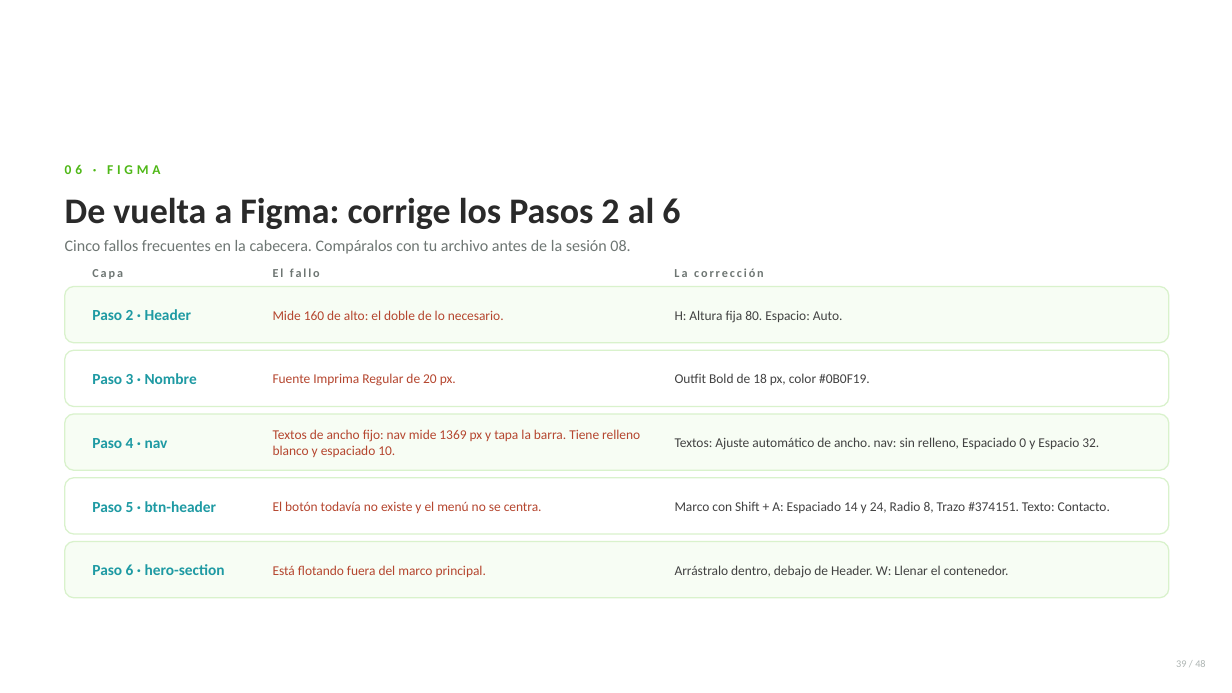
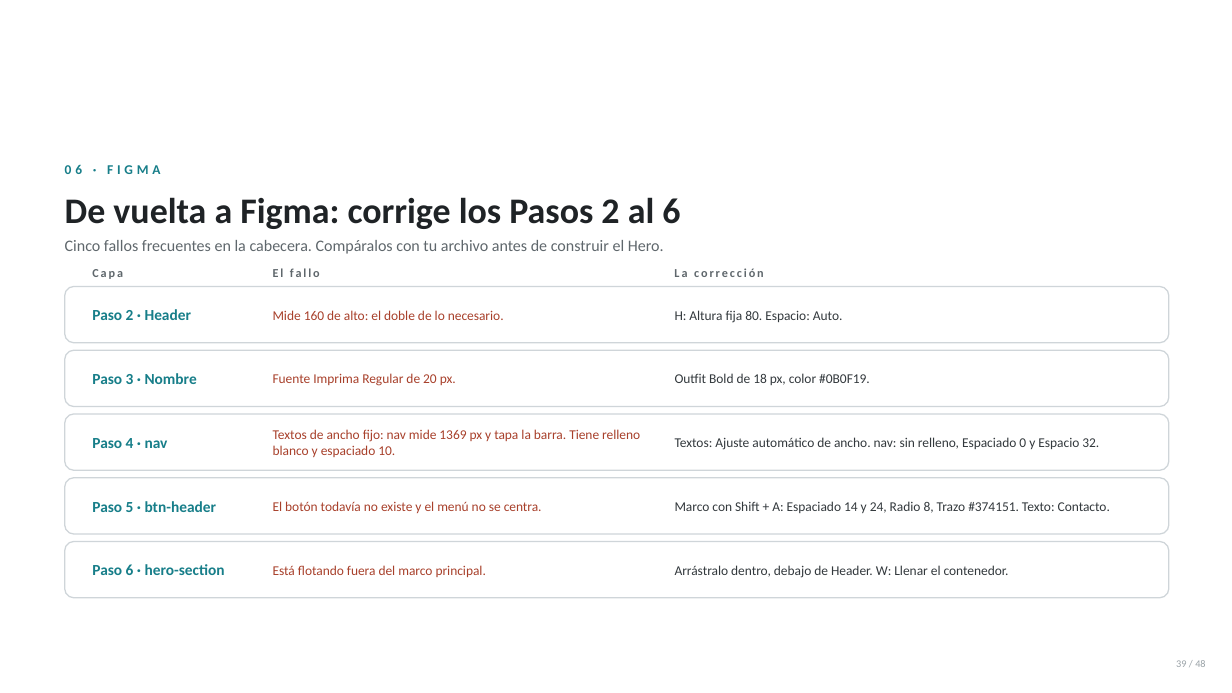
Before and after one commit to anibaler123143423234321/sesiones-dagner, a slide deck: slide 39 of SESION 07/Sesion07-Multimedia-avanzada-HTML5.pptx. Drawn at 1232x693 pixels with LibreOffice and Linux fonts; fonts in the diff are those of the drawing; background and template pictures are left out. Boxes give left, top, right and bottom in pixels: in the first picture for what was removed or moved away, otherwise in the second. Text is boxed around its words. In the diff, an @@ line names an element or a change of style, - is before the commit and + after.

```diff
--- a/SESION 07/Sesion07-Multimedia-avanzada-HTML5.pptx
+++ b/SESION 07/Sesion07-Multimedia-avanzada-HTML5.pptx
@@ text "06 · FIGMA" at (65,164,160,174): text colour #4FB817 to #177E89 @@
@@ text at (65,240,664,254): text changed; text colour #6E7673 to #5F676C @@
-Cinco fallos frecuentes en la cabecera. Compáralos con tu archivo antes de la sesión 08.
+Cinco fallos frecuentes en la cabecera. Compáralos con tu archivo antes de construir el Hero.
@@ text colour #6E7673 to #5F676C in 3 elements at (92,269,123,279), (273,268,320,277), (674,268,764,277) @@
@@ rounded rectangle at (65,350,1169,407): outline #D9F2CC 1 pt to #CFD5D9 1 pt @@
@@ rounded rectangle at (65,478,1169,534): outline #D9F2CC 1 pt to #CFD5D9 1 pt @@
@@ fill #F7FDF4 to #FFFFFF; outline #D9F2CC 1 pt to #CFD5D9 1 pt in 3 elements at (65,287,1169,343), (65,414,1169,470), (65,542,1169,598) @@
@@ text colour #1E9AA3 to #177E89 in 5 elements at (92,309,191,320), (92,373,197,384), (92,438,168,448), (92,501,217,512), (92,564,225,575) @@
@@ text colour #B5462F to #A8402B in 5 elements at (273,310,504,320), (273,373,456,386), (273,429,640,457), (273,501,542,513), (273,565,486,577) @@
@@ text colour #424242 to #33393D in 5 elements at (675,310,843,323), (675,373,870,385), (675,437,1099,450), (675,501,1110,513), (675,565,1009,578) @@
@@ text "39 / 48" at (1176,660,1205,667): text colour #AEB5B3 to #9AA2A7 @@
```
Also in this commit, not shown: 47 other slides changed, 31 other files.
